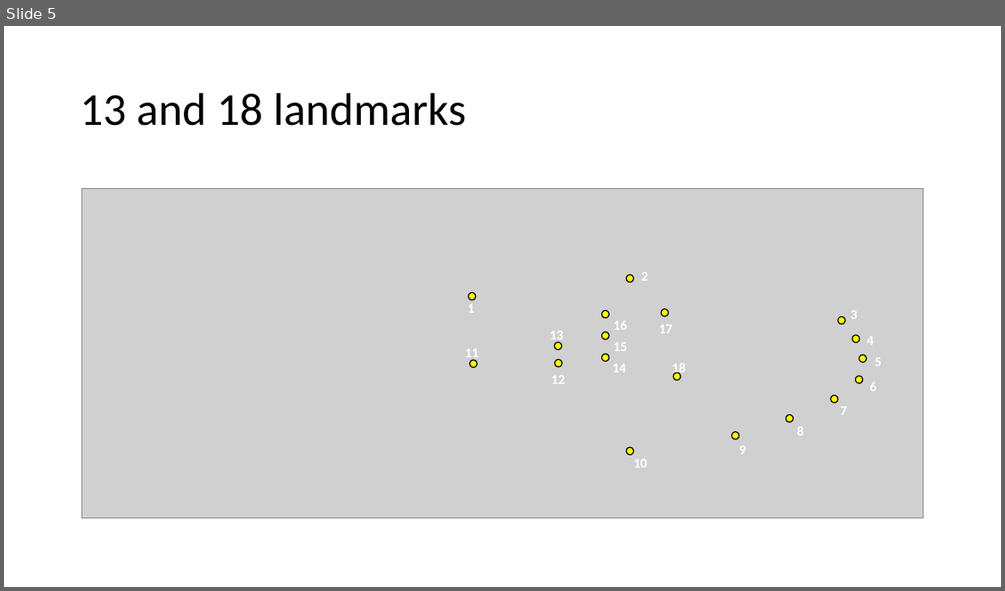
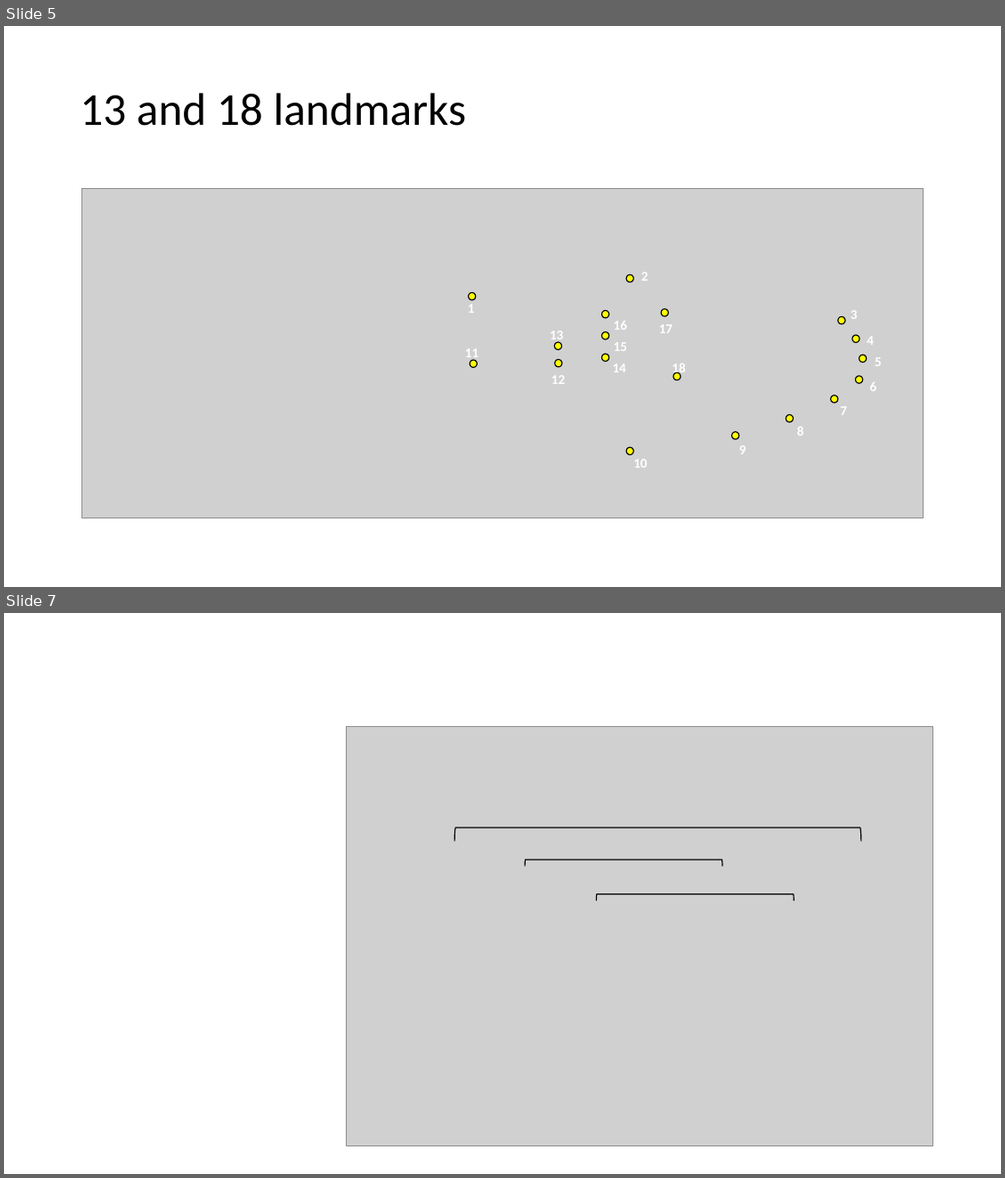
Before and after one commit to Virchu/wingproj, a slide deck: Wing figures and images/Wing images.pptx. Shown one above the other, each under a label of ours: slide 5 before the commit, slides 5 and 7 after it; the slides between them are not shown. The pictures are 1005x591 and 1005x1178 pixels, drawn with LibreOffice and Linux fonts; fonts in the diff are those of the drawing; grey boxes stand for pictures. Boxes give left, top, right and bottom in pixels: in the first picture for what was removed or moved away, otherwise in the second. Text is boxed around its words. In the diff, an @@ line names an element or a change of style, - is before the commit and + after.

```diff
--- a/Wing figures and images/Wing images.pptx
+++ b/Wing figures and images/Wing images.pptx
@@ slide 7 added at (x1=4, y1=613, x2=1001, y2=1174), background #FFFFFF @@
@@ picture added at (x1=346, y1=726, x2=932, y2=1145) @@
@@ left bracket added at (x1=454, y1=827, x2=861, y2=841), outline #000000 1 pt @@
@@ left bracket added at (x1=525, y1=860, x2=722, y2=866), outline #000000 1 pt @@
@@ left bracket added at (x1=597, y1=893, x2=794, y2=900), outline #000000 1 pt @@
```
Also in this commit, not shown: 2 other slides added, 3 other files.
